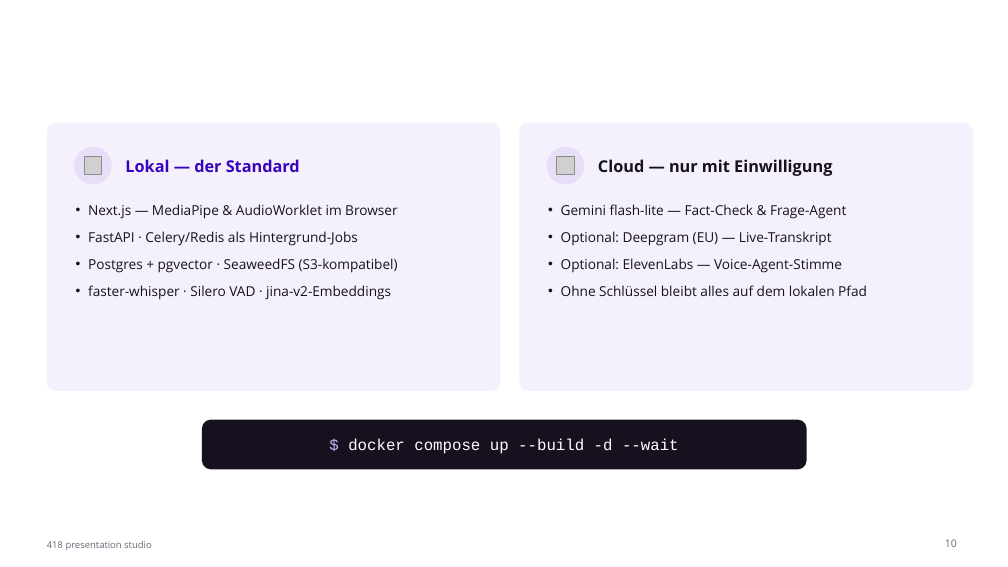
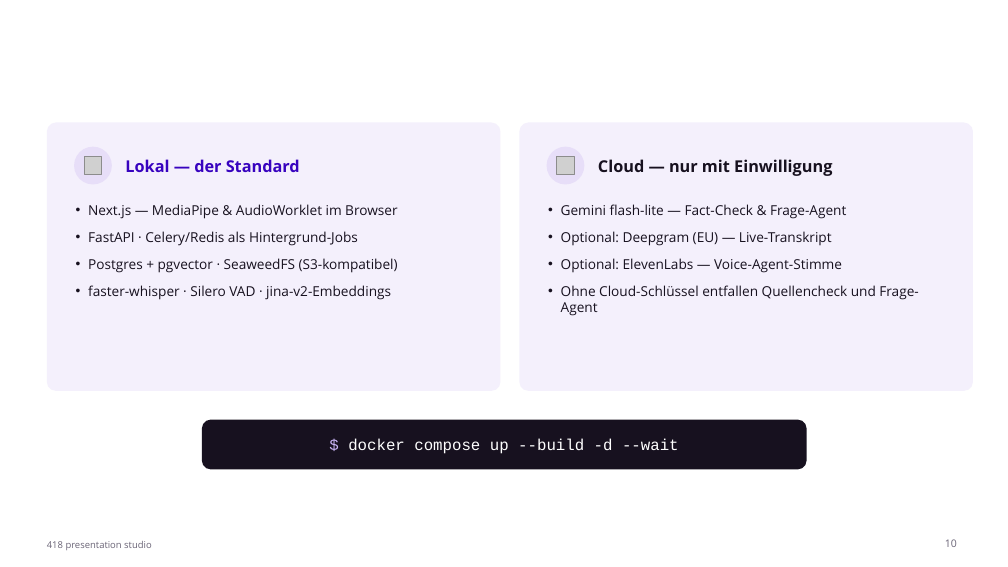
Before and after one commit to johannes3502/hackathon-fulda, a slide deck: slide 10 of pitch/PitchPractice-Pitch.pptx. Drawn at 1008x567 pixels with LibreOffice and Linux fonts; fonts in the diff are those of the drawing; grey boxes stand for pictures. Boxes give left, top, right and bottom in pixels: in the first picture for what was removed or moved away, otherwise in the second. Text is boxed around its words. In the diff, an @@ line names an element or a change of style, - is before the commit and + after.

```diff
--- a/pitch/PitchPractice-Pitch.pptx
+++ b/pitch/PitchPractice-Pitch.pptx
@@ text at bbox=[561, 285, 918, 316]: text changed @@
-• Ohne Schlüssel bleibt alles auf dem lokalen Pfad
+• Ohne Cloud-Schlüssel entfallen Quellencheck und Frage-Agent
```
Also in this commit, not shown: 7 other slides changed, 14 other files.
